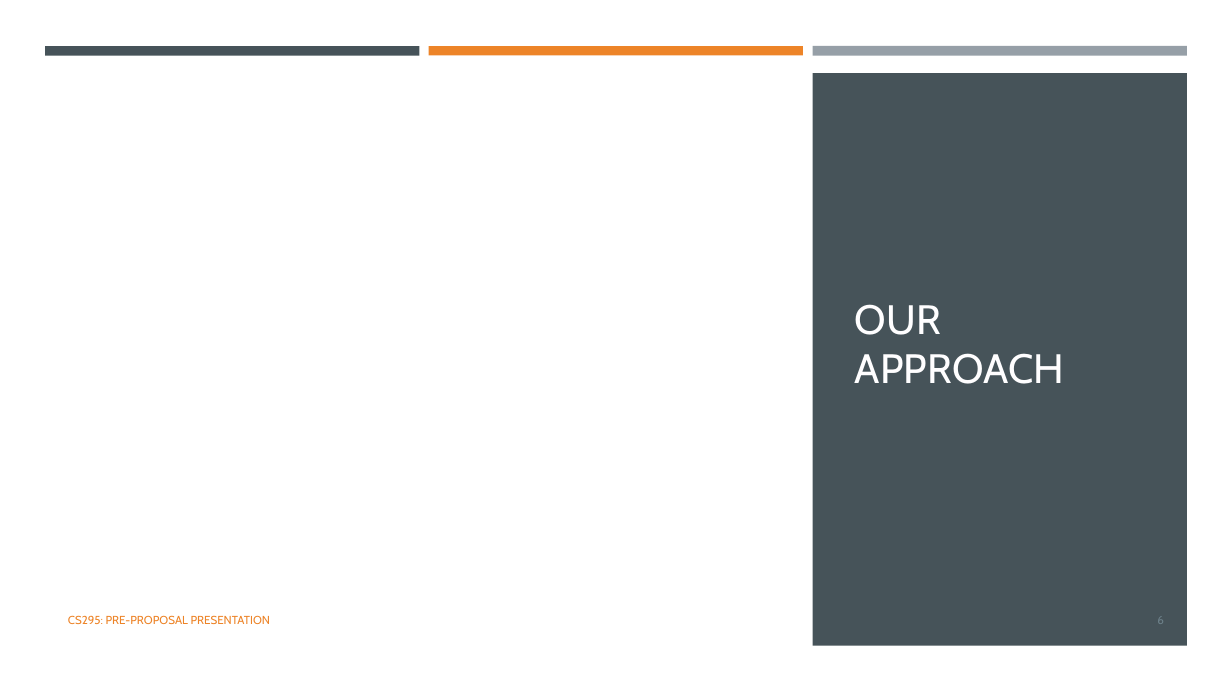
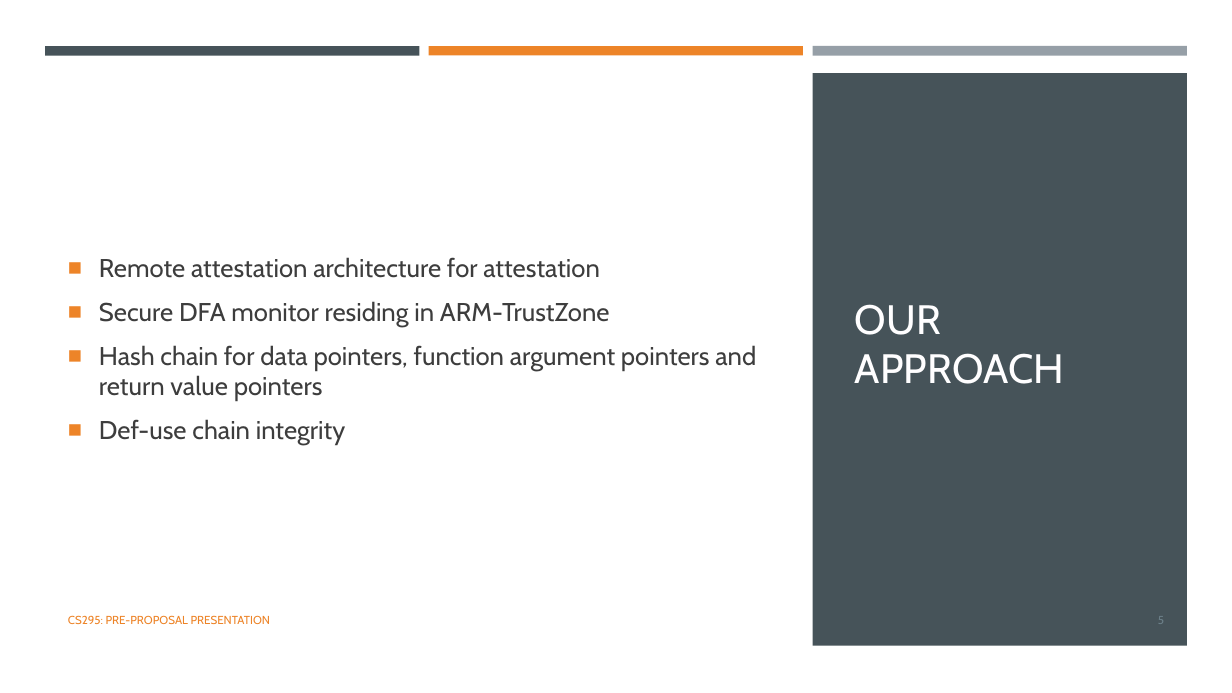
Before and after one commit to sashidhar-jakkamsetti/uci.cs295, a slide deck: slide 5 of dfa.pptx (slide 6 before the commit). Drawn at 1232x693 pixels with LibreOffice and Linux fonts; fonts in the diff are those of the drawing. Boxes give left, top, right and bottom in pixels: in the first picture for what was removed or moved away, otherwise in the second. Text is boxed around its words. In the diff, an @@ line names an element or a change of style, - is before the commit and + after.

```diff
--- a/dfa.pptx
+++ b/dfa.pptx
@@ text added at [99, 257, 756, 445], 20 pt, text #3D3D3D @@
+■ Remote attestation architecture for attestation
+■ Secure DFA monitor residing in ARM-TrustZone
+■ Hash chain for data pointers, function argument pointers and return value pointers
+■ Def-use chain integrity
```
Also in this commit, not shown: 4 other slides changed, 1 slide removed, 1 other file.
